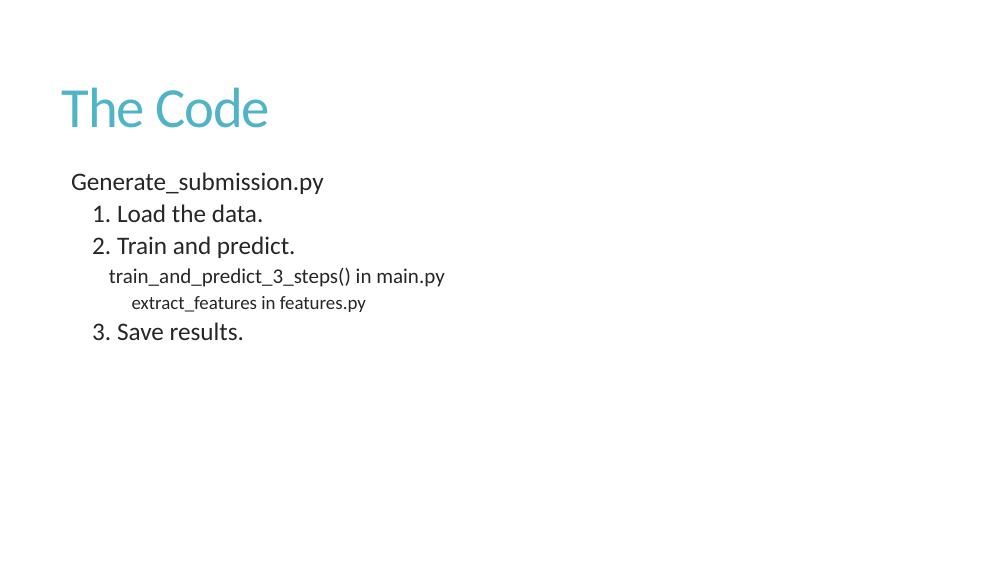
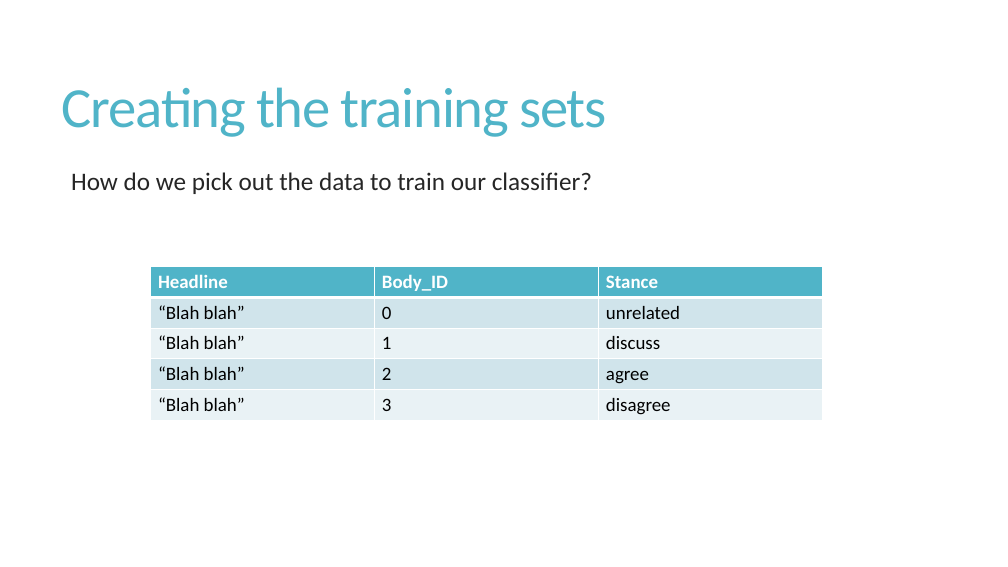
Before and after one commit to cchen23/AI4ALL_NLP, a slide deck: slide 6 of Slides/Day12_NLP_FNCFinal.pptx (slide 4 before the commit). Drawn at 1008x567 pixels with LibreOffice and Linux fonts; fonts in the diff are those of the drawing. Boxes give left, top, right and bottom in pixels: in the first picture for what was removed or moved away, otherwise in the second. Text is boxed around its words. In the diff, an @@ line names an element or a change of style, - is before the commit and + after.

```diff
--- a/Slides/Day12_NLP_FNCFinal.pptx
+++ b/Slides/Day12_NLP_FNCFinal.pptx
@@ title at (62, 87, 606, 137): text changed @@
-The Code
+Creating the training sets
@@ text at (71, 172, 592, 194): text changed @@
-  Generate_submission.py
-    1. Load the data.
-    2. Train and predict.
-      train_and_predict_3_steps() in main.py
-        extract_features in features.py
-    3. Save results.
+  How do we pick out the data to train our classifier?
@@ table added at (150, 267, 822, 420), 5 rows, 3 columns @@
+Headline | Body_ID | Stance
+“Blah blah” | 0 | unrelated
+“Blah blah” | 1 | discuss
+“Blah blah” | 2 | agree
+“Blah blah” | 3 | disagree
```
Also in this commit, not shown: 2 other slides changed, 5 slides added, 3 slides removed.
